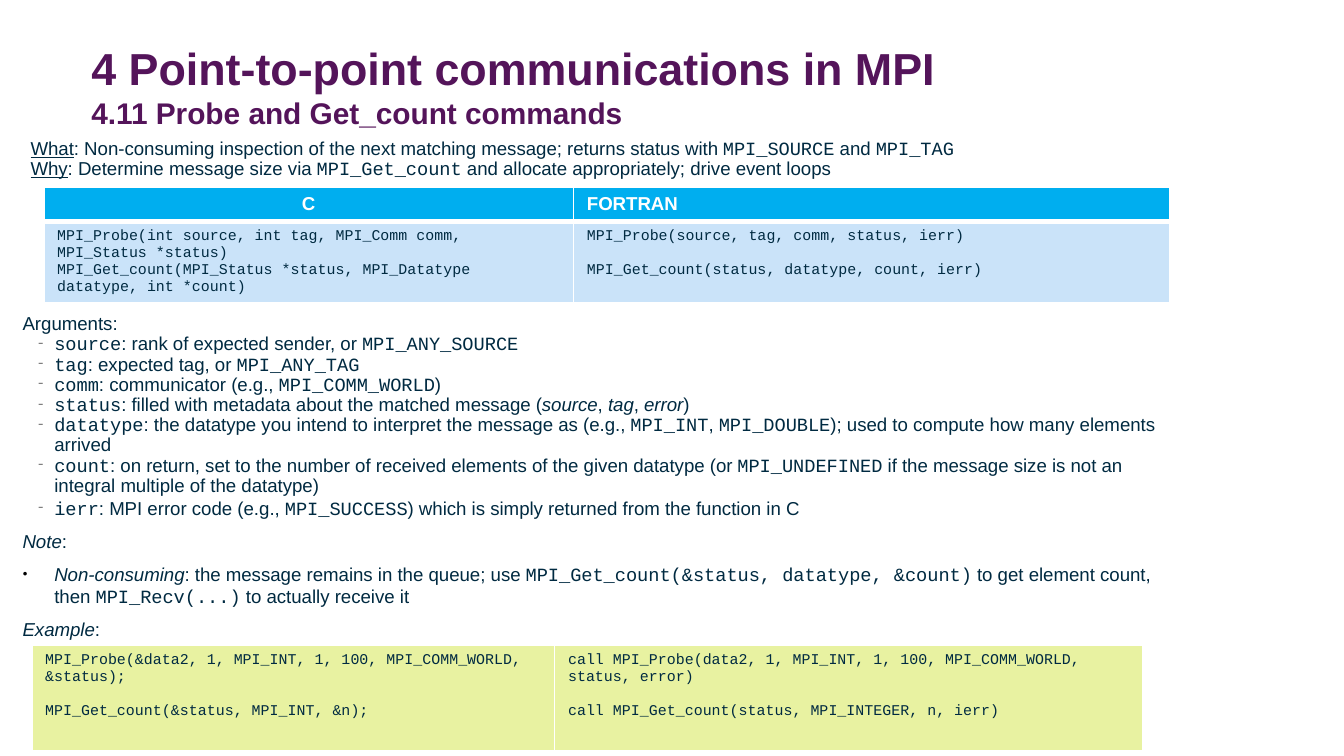
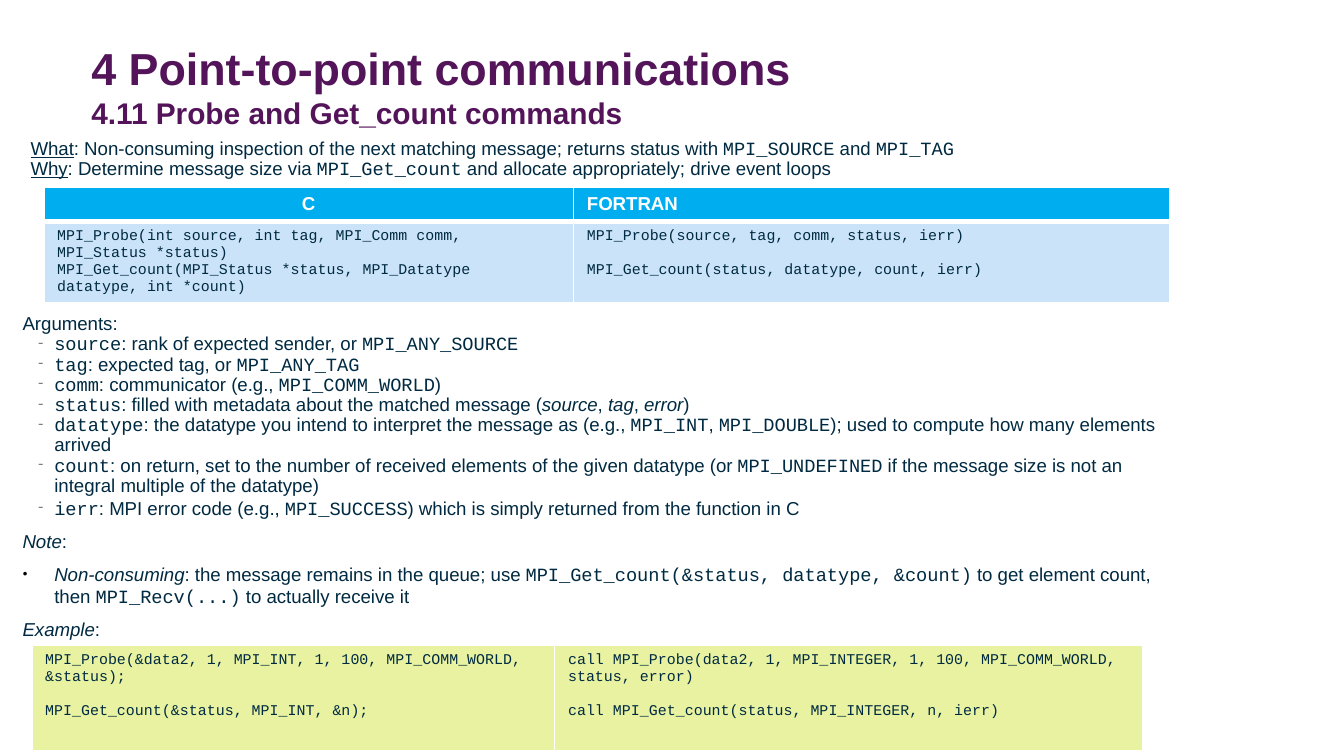
Before and after one commit to DurhamARC-Training/BasicParallelProgramming, a slide deck: slide 47 of OpenMPMPIShortCourse_Spring2026.odp. Drawn at 1344x756 pixels with LibreOffice and Linux fonts; fonts in the diff are those of the drawing; background and template pictures are left out. Boxes give left, top, right and bottom in pixels: in the first picture for what was removed or moved away, otherwise in the second. Text is boxed around its words. In the diff, an @@ line names an element or a change of style, - is before the commit and + after.

```diff
--- a/OpenMPMPIShortCourse_Spring2026.odp
+++ b/OpenMPMPIShortCourse_Spring2026.odp
@@ title at (91, 52, 791, 128): text changed @@
-4 Point-to-point communications in MPI
-4.11 Probe and Get_count commands
+4 Point-to-point communications
+4.11 Probe and Get_count commands
@@ table at (32, 645, 1144, 751) @@
-row 1, column 2: call MPI_Probe(data2, 1, MPI_INT, 1, 100, MPI_COMM_WORLD, status, error) / call MPI_Get_count(status, MPI_INTEGER, n, ierr)
+row 1, column 2: call MPI_Probe(data2, 1, MPI_INTEGER, 1, 100, MPI_COMM_WORLD, status, error) / call MPI_Get_count(status, MPI_INTEGER, n, ierr)
```
Also in this commit, not shown: 41 other slides changed, 2 slides added, 1 other file.
